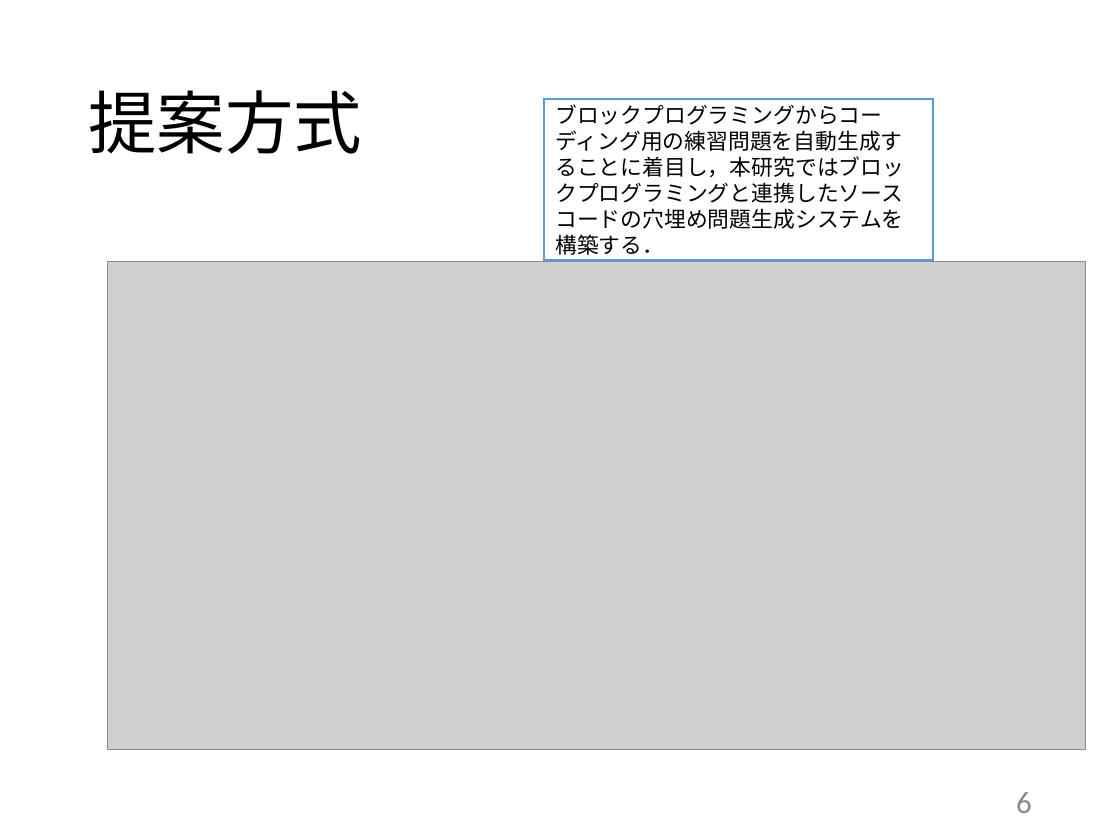
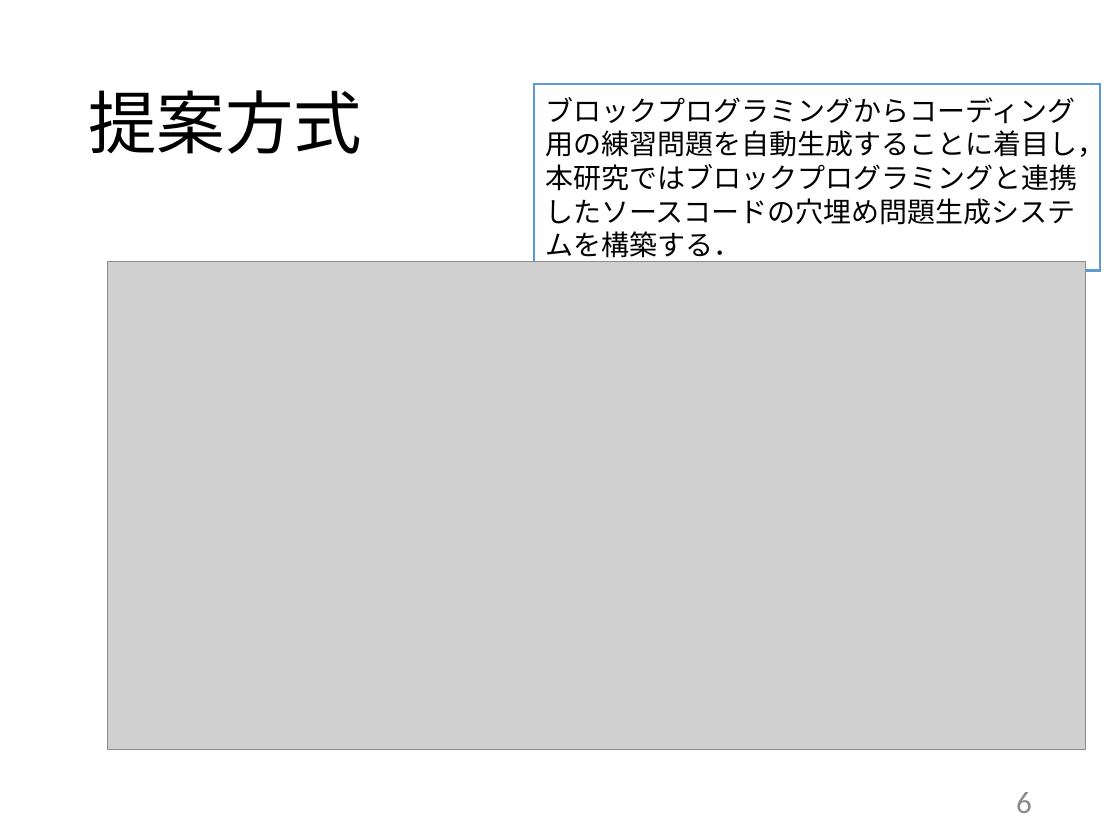
Before and after one commit to kait-takanolab/1821121-shimaoka-thesis, a slide deck: slide 6 of 1821121_shimaoka_thesis.pptx. Drawn at 1120x840 pixels with LibreOffice and Linux fonts; fonts in the diff are those of the drawing; grey boxes stand for pictures. Boxes give left, top, right and bottom in pixels: in the first picture for what was removed or moved away, otherwise in the second. Text is boxed around its words. In the diff, an @@ line names an element or a change of style, - is before the commit and + after.

```diff
--- a/1821121_shimaoka_thesis.pptx
+++ b/1821121_shimaoka_thesis.pptx
@@ rectangle "ブロックプログラミングからコーディング用の練習問題を自動生成することに着目し，本研究ではブロックプログラミングと連携した ..." resized from (x1=544, y1=100, x2=933, y2=261) to (x1=534, y1=84, x2=1100, y2=270) @@
@@ rectangle "ブロックプログラミングからコーディング用の練習問題を自動生成することに着目し，本研究ではブロックプログラミングと連携した ..." at (x1=534, y1=84, x2=1100, y2=270): size 14 to 18 pt @@
```
Also in this commit, not shown: 4 other slides changed, 7 slides removed, 4 other files.
